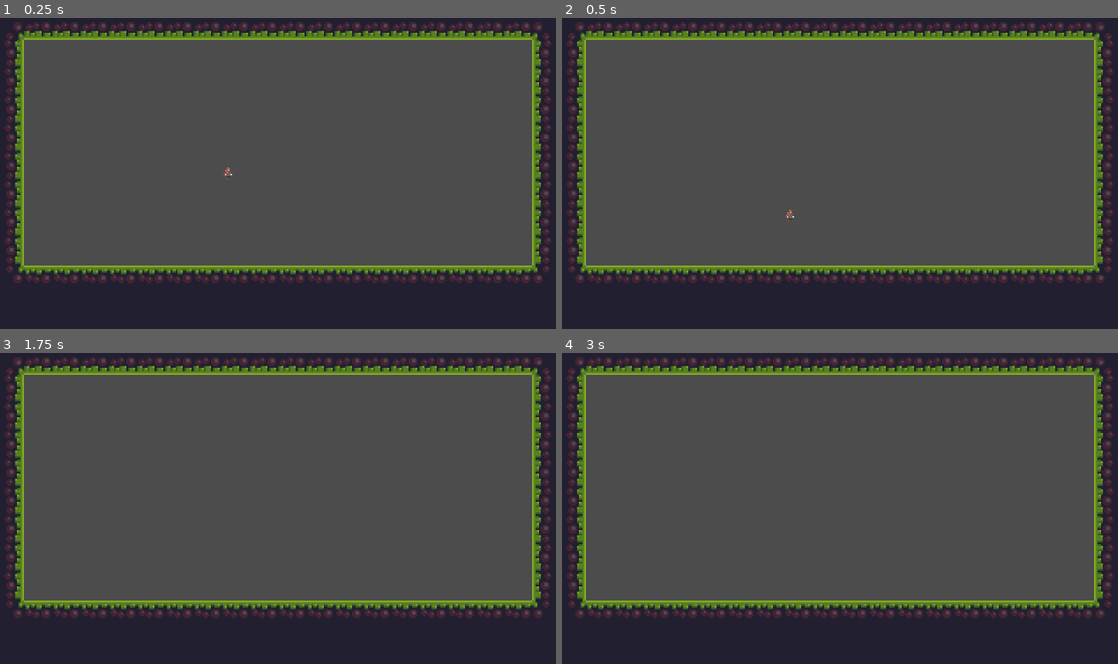
Above: before the commit, frames 1-4 (two rows, left to right).
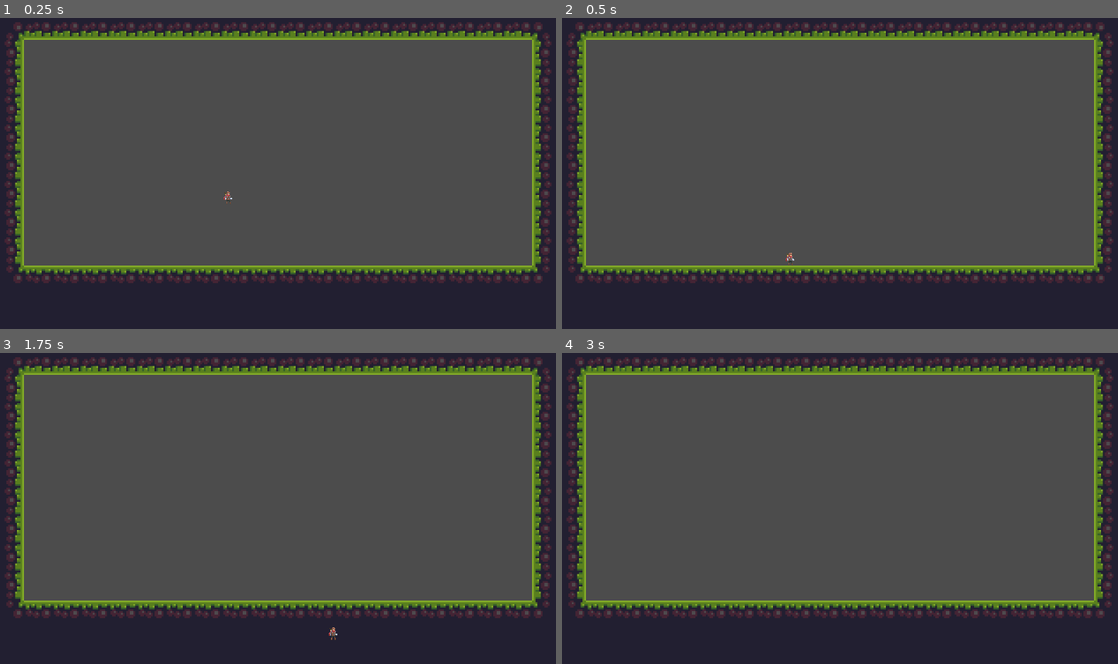
Above: after the commit, the same moments.

Repository: Nexurion/test_game
Game: Godot game, scene res://dev-room.tscn
The game is run twice, just before and just after one commit, with the same random seed, the same clock (stepped at 60 frames per second) and the same inputs.
Inputs:
- Up to frame 1 (0.25 s): no input
- Up to frame 2 (0.5 s): no input
- Up to frame 3 (1.75 s): hold D (move_right) from 0.53 s (still down); tap Space (jump) at 0.6, 0.77, 1.07, 1.35, 1.52 s; tap Enter at 1.25 s
- Up to frame 4 (3 s): tap Space (jump) at 1.82, 2.1, 2.75, 2.85 s; release D (move_right) at 2.03 s; hold A (move_left) 2.03-2.78 s; hold D (move_right) from 2.78 s (still down)

The runs differ from the first frame. In frame 1, less than 0.1% of the frame differs, in the area x 40-42%, y 48-60%; in frame 2, less than 0.1%, in the area x 40-42%, y 61-80%; in frame 3, less than 0.1%; in frame 4, nothing differs.
Error after the commit: Attempt to call function 'is_playing' in base 'null instance' on a null instance. (res://gamedata/script/player.gd:54)

Commit message:
rework  chara controller

Diff:
--- a/gamedata/script/player.gd
+++ b/gamedata/script/player.gd
@@ -1,22 +1,56 @@
 extends KinematicBody2D
 
-const GRAVITY = 1000
-const WALK_SPEED = 200
+const MOVE_SPEED = 200
+const JUMP_FORCE = 1000
+const POWER_JUMP_FORCE = 2
+const GRAVITY = 50
+const MAX_FALL_SPEED = 1500
 
-var velocity = Vector2()
+onready var anim_player = $AnimationPlayer
+onready var sprite = $player_sprite
 
-func _physics_process(delta):
-	velocity.y += delta * GRAVITY
+var y_velo = 0
+var facing_right = true
 
+
+
+func _physics_process(delta):					#----------------- Controller
+	var move_dir = 0
+	if Input.is_action_pressed("move_right"):
+		move_dir += 1
 	if Input.is_action_pressed("move_left"):
-		velocity.x = -WALK_SPEED
-	elif Input.is_action_pressed("move_right"):
-		velocity.x =  WALK_SPEED
+		move_dir -= 1
+
+	move_and_slide(Vector2(move_dir * MOVE_SPEED, y_velo), Vector2(0, -1))
+
+	var grounded = is_on_floor()
+	y_velo += GRAVITY
+	if grounded and Input.is_action_just_pressed("jump"):
+		y_velo = -JUMP_FORCE
+	if grounded and y_velo >= 0:
+		y_velo = 5
+	if y_velo > MAX_FALL_SPEED:
+		y_velo = MAX_FALL_SPEED
+
+	if facing_right and move_dir < 0:
+		flip()
+	if !facing_right and move_dir > 0:
+		flip()
+
+	if grounded:
+		if move_dir == 0:
+			play_anim("idle")
+		else:
+			play_anim("run")
 	else:
-		velocity.x = 0
+		play_anim("jump")						#----------------- Controller
 
-	# We don't need to multiply velocity by delta because "move_and_slide" already takes delta time into account.
 
-	# The second parameter of "move_and_slide" is the normal pointing up.
-	# In the case of a 2D platformer, in Godot, upward is negative y, which translates to -1 as a normal.
-	move_and_slide(velocity, Vector2(0, -1))
+func flip():
+	facing_right = !facing_right
+	sprite.flip_h = !sprite.flip_h
+
+func play_anim(anim_name):
+	if anim_player.is_playing() and anim_player.current_animation == anim_name:
+		return
+	anim_player.play(anim_name)
